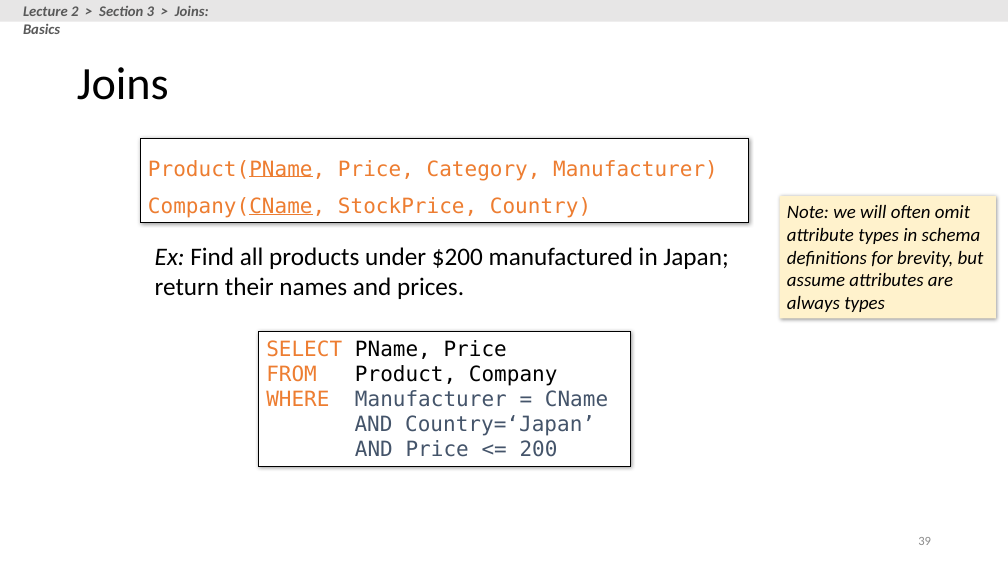
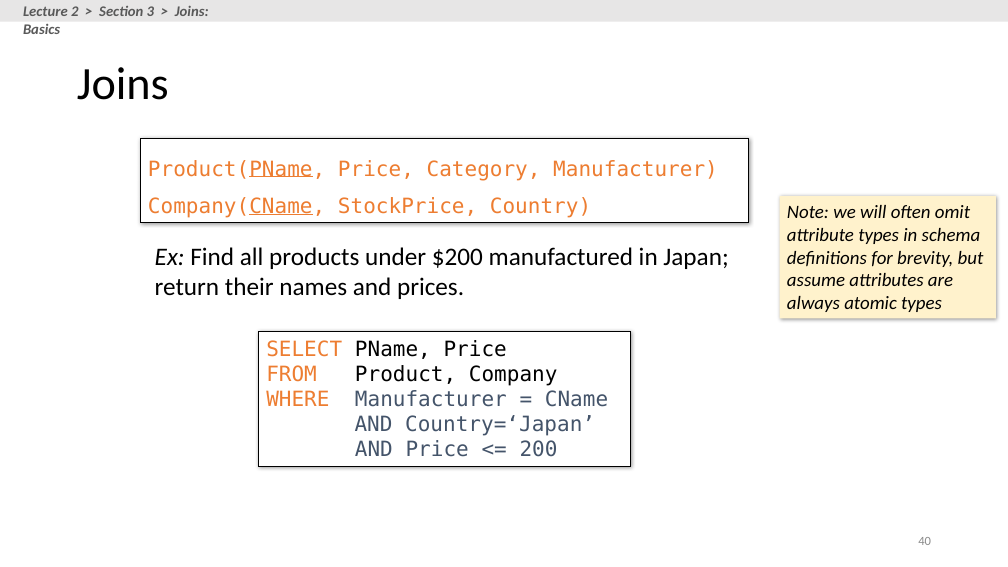
Before and after one commit to HazyResearch/cs145-notebooks-2016, a slide deck: slide 40 of lecture-2-3/Lecture_2_3_SQL.pptx (slide 39 before the commit). Drawn at 1008x567 pixels with LibreOffice and Linux fonts; fonts in the diff are those of the drawing. Boxes give left, top, right and bottom in pixels: in the first picture for what was removed or moved away, otherwise in the second. Text is boxed around its words. In the diff, an @@ line names an element or a change of style, - is before the commit and + after.

Commit message:
updated lectures 2-3

```diff
--- a/lecture-2-3/Lecture_2_3_SQL.pptx
+++ b/lecture-2-3/Lecture_2_3_SQL.pptx
@@ text in rectangle at bbox=[787, 205, 984, 312]: text changed @@
-Note: we will often omit attribute types in schema definitions for brevity, but assume attributes are always types
+Note: we will often omit attribute types in schema definitions for brevity, but assume attributes are always atomic types
@@ page number at bbox=[918, 537, 931, 545]: text changed @@
-39
+40
```
Also in this commit, not shown: 11 other slides changed, 2 slides added, 1 slide removed, 4 other files.
